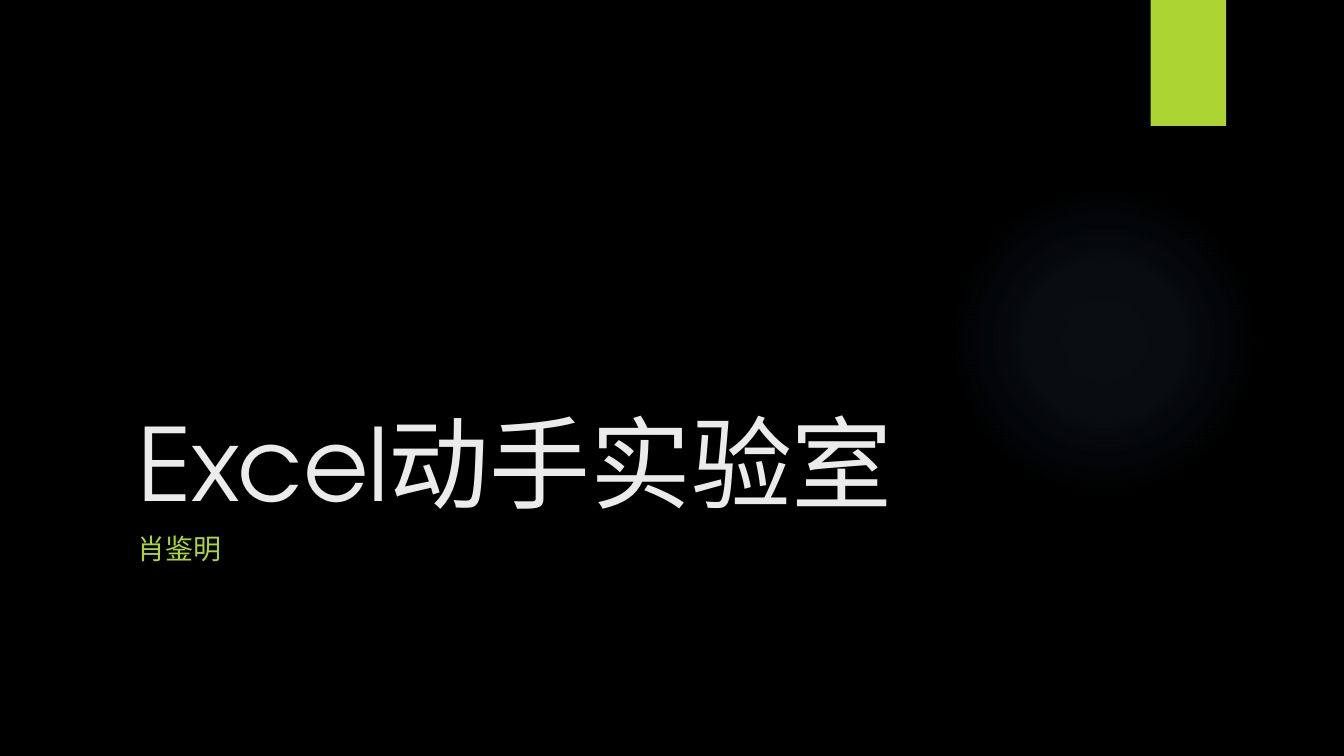
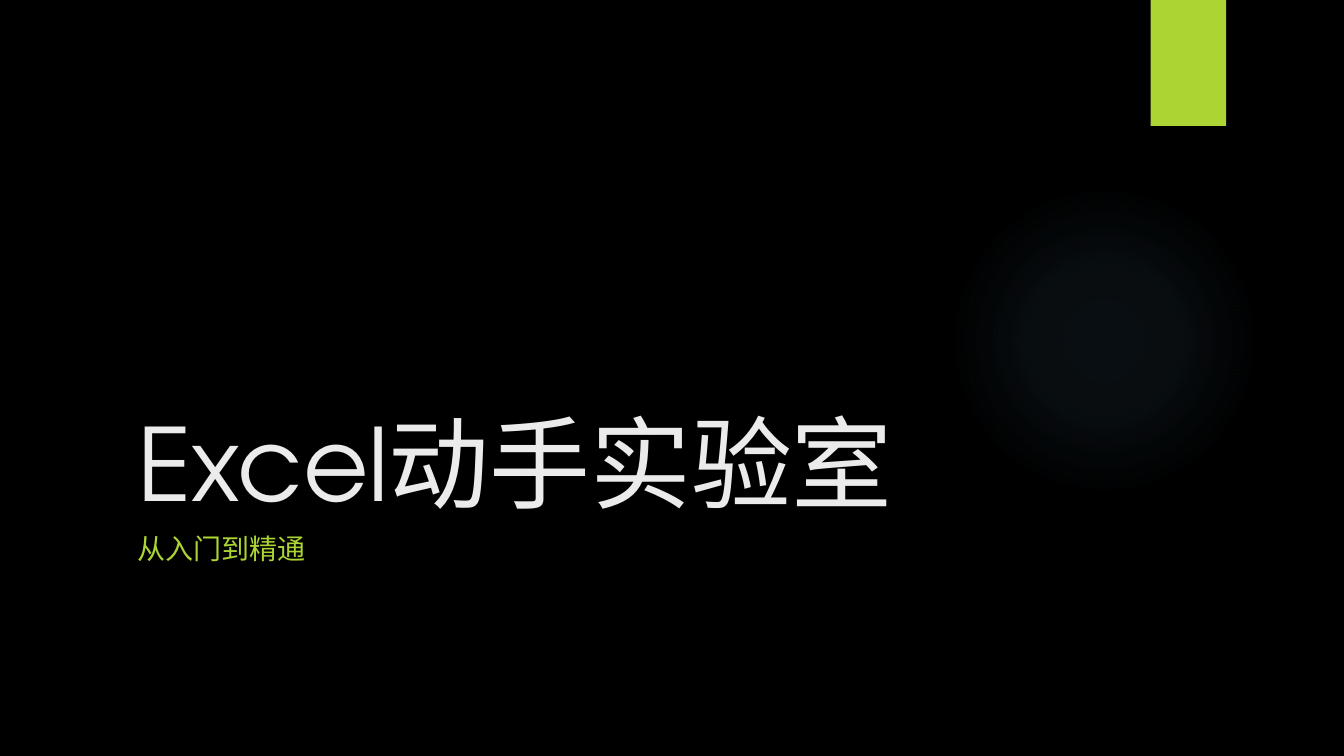
Before and after one commit to BigEgg/OfficeTraining, a slide deck: slide 1 of Excel动手实验室.pptx. Drawn at 1344x756 pixels with LibreOffice and Linux fonts; fonts in the diff are those of the drawing; background and template pictures are left out. Boxes give left, top, right and bottom in pixels: in the first picture for what was removed or moved away, otherwise in the second. Text is boxed around its words. In the diff, an @@ line names an element or a change of style, - is before the commit and + after.

```diff
--- a/Excel动手实验室.pptx
+++ b/Excel动手实验室.pptx
@@ subtitle at bbox=[137, 535, 305, 562]: text changed @@
-肖鉴明
+从入门到精通
```
Also in this commit, not shown: 1 slide added, 1 slide removed, 1 other file.
